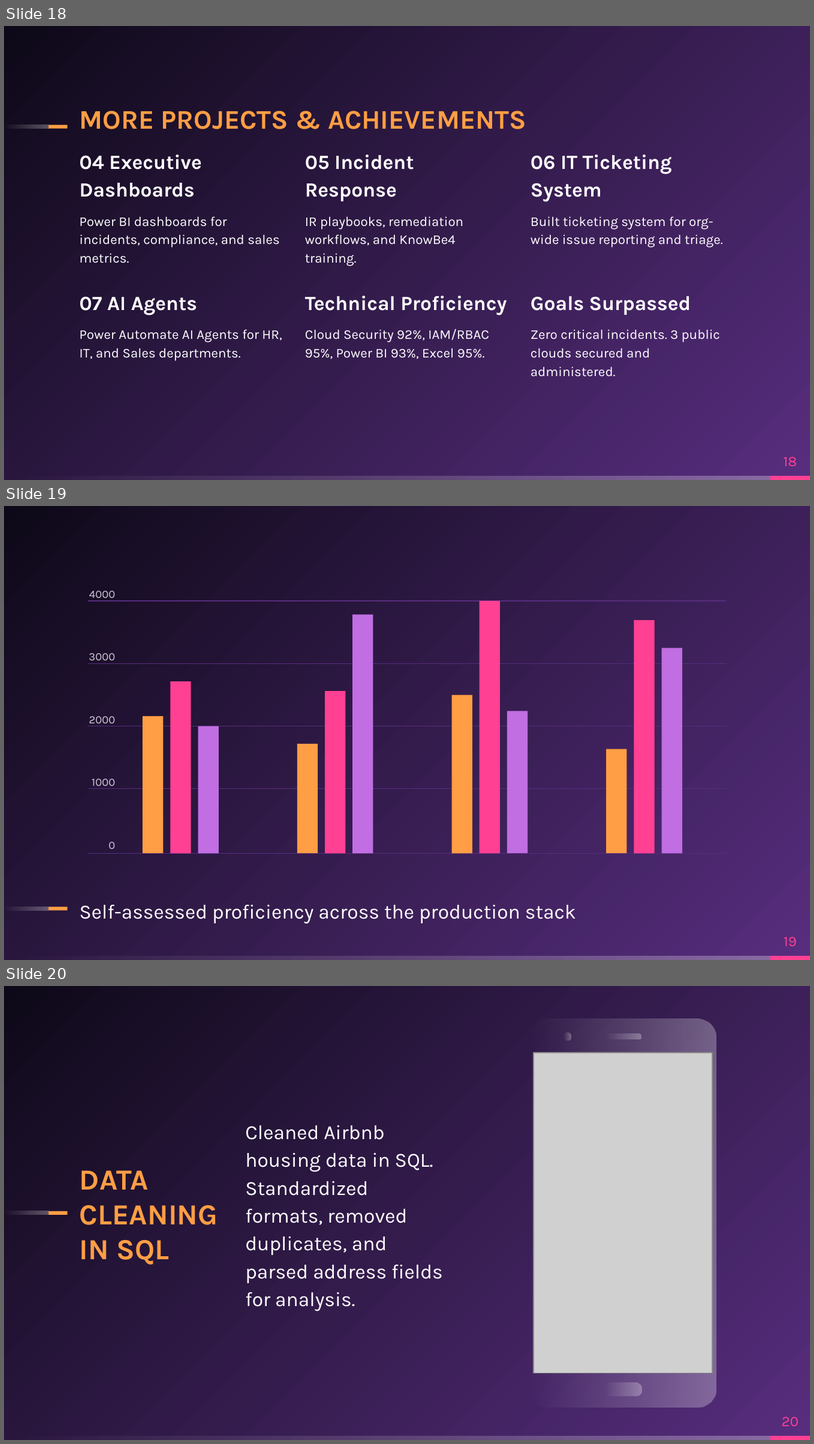
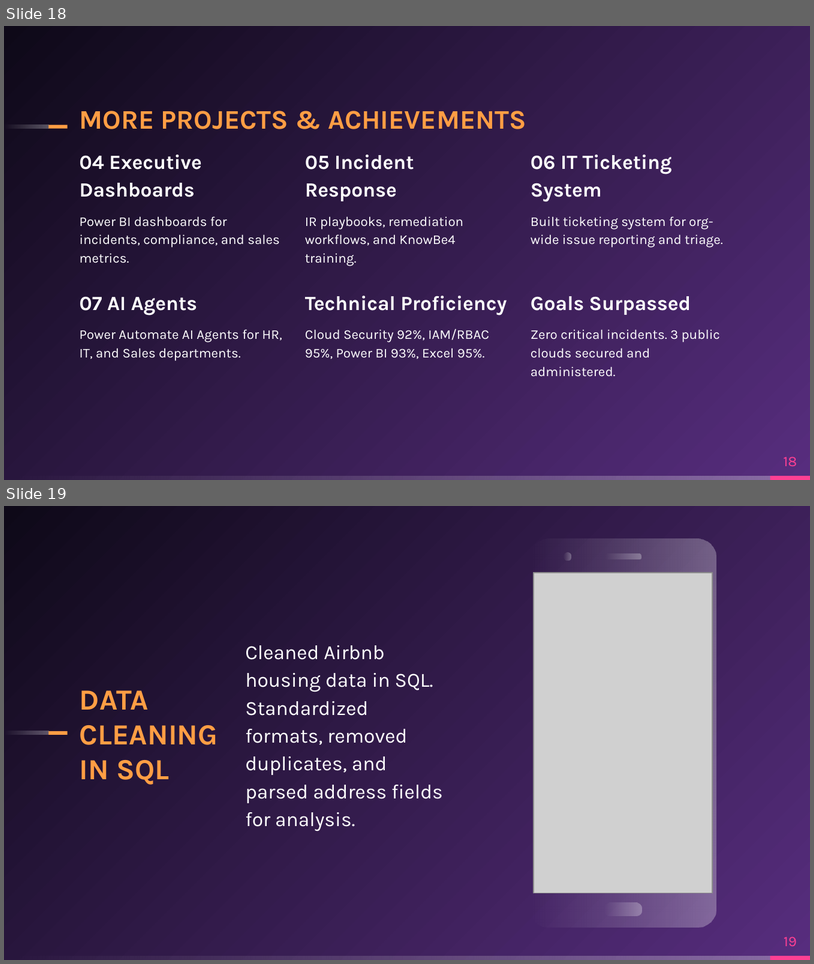
Before and after one commit to TraceyTheAnalyst/tracey-portfolio-deck, a slide deck: Tracey-Scott-Portfolio-New.pptx. Shown one above the other, each under a label of ours: slides 18, 19 and 20 before the commit, slides 18 and 19 after it. The pictures are 814x1444 and 814x964 pixels, drawn with LibreOffice and Linux fonts; fonts in the diff are those of the drawing; grey boxes stand for pictures. Boxes give left, top, right and bottom in pixels: in the first picture for what was removed or moved away, otherwise in the second. Text is boxed around its words. In the diff, an @@ line names an element or a change of style, - is before the commit and + after.

```diff
--- a/Tracey-Scott-Portfolio-New.pptx
+++ b/Tracey-Scott-Portfolio-New.pptx
@@ slide 19 removed at bbox=[4, 506, 810, 960], background gradient #572D7E to #0E0918; not listed: 2 template elements that a slide beside it also shows @@
@@ text removed at bbox=[89, 591, 116, 849] @@
-4000
-3000
-2000
-1000
-0
@@ line removed from (88, 601) to (726, 601) @@
@@ rectangle removed at bbox=[480, 601, 501, 853] @@
@@ rectangle removed at bbox=[353, 614, 374, 853] @@
@@ rectangle removed at bbox=[635, 620, 656, 853] @@
@@ rectangle removed at bbox=[662, 648, 683, 853] @@
@@ line removed from (88, 663) to (726, 663) @@
@@ rectangle removed at bbox=[170, 681, 191, 853] @@
@@ rectangle removed at bbox=[325, 691, 346, 853] @@
@@ rectangle removed at bbox=[452, 694, 473, 853] @@
@@ rectangle removed at bbox=[143, 715, 164, 853] @@
@@ rectangle removed at bbox=[507, 711, 528, 853] @@
@@ line removed from (88, 726) to (726, 726) @@
@@ rectangle removed at bbox=[198, 726, 219, 853] @@
@@ rectangle removed at bbox=[297, 744, 318, 853] @@
@@ rectangle removed at bbox=[606, 749, 627, 853] @@
@@ line removed from (88, 788) to (726, 788) @@
@@ line removed from (88, 853) to (726, 853) @@
@@ rectangle removed at bbox=[4, 907, 49, 911] @@
@@ rectangle removed at bbox=[48, 907, 67, 911] @@
@@ text removed at bbox=[80, 904, 576, 924] @@
-Self-assessed proficiency across the production stack
@@ page number removed at bbox=[784, 936, 797, 946] @@
-19
@@ what was slide 20 is now slide 19 @@
@@ page number at bbox=[784, 936, 797, 946]: text changed @@
-20
+19
```
Also in this commit, not shown: 8 other files.
